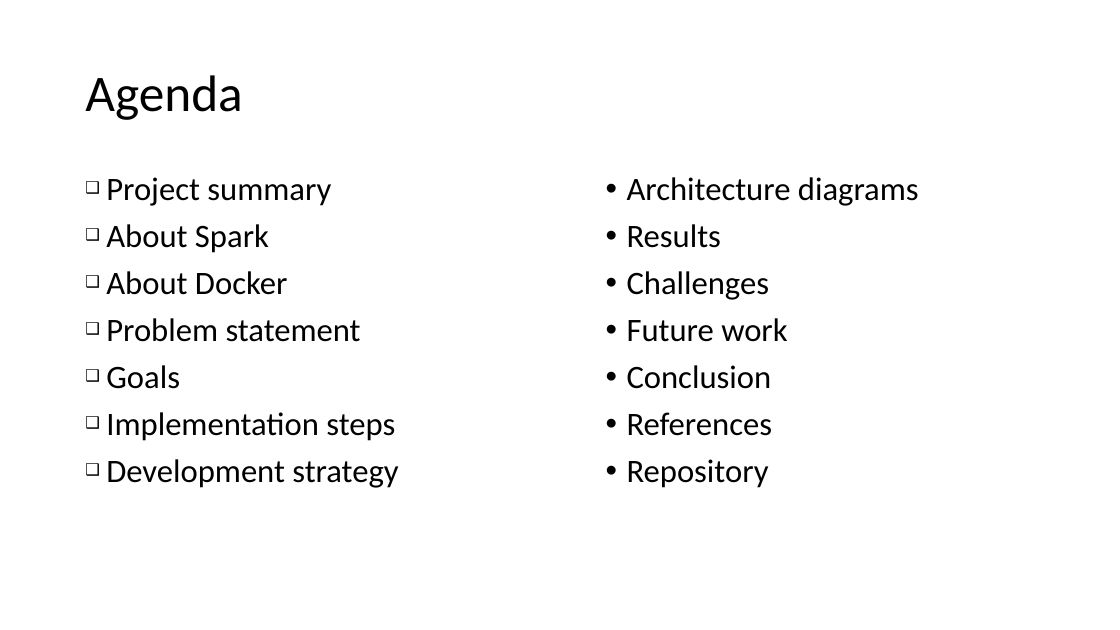
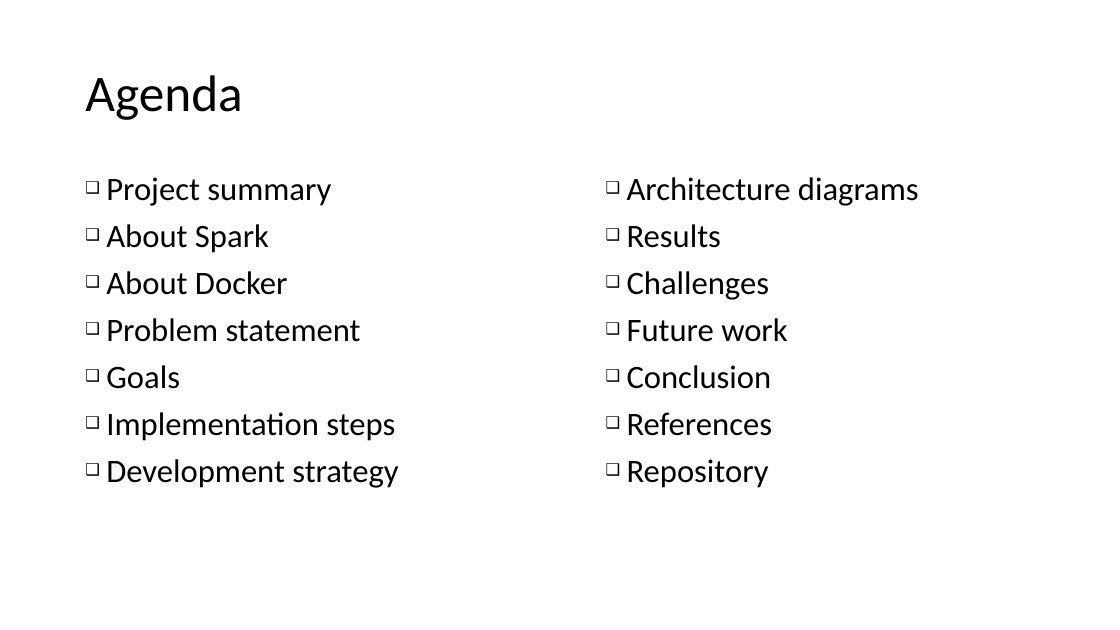
Before and after one commit to gprasad09/Apache-Spark-Cluster-Project, a slide deck: slide 2 of ProjectReportPresentation.pptx. Drawn at 1120x630 pixels with LibreOffice and Linux fonts; fonts in the diff are those of the drawing. Boxes give left, top, right and bottom in pixels: in the first picture for what was removed or moved away, otherwise in the second. Text is boxed around its words. In the diff, an @@ line names an element or a change of style, - is before the commit and + after.

Commit message:
Latest version

```diff
--- a/ProjectReportPresentation.pptx
+++ b/ProjectReportPresentation.pptx
@@ text "Architecture diagrams" at (627,177,919,488): bullet • to ❑ @@
```
